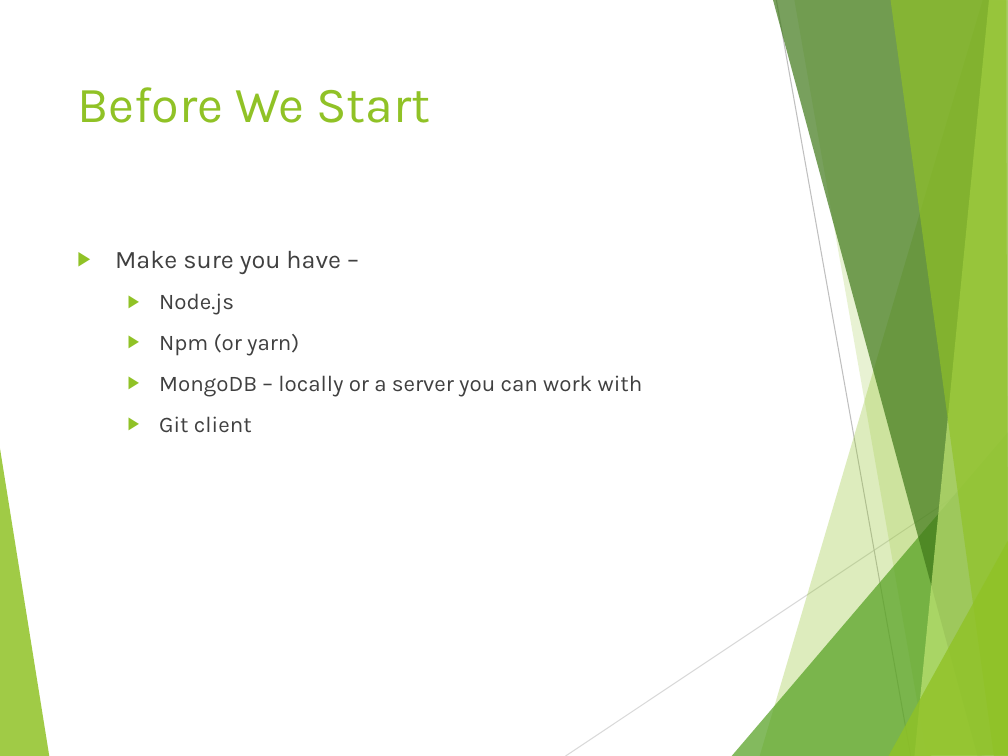
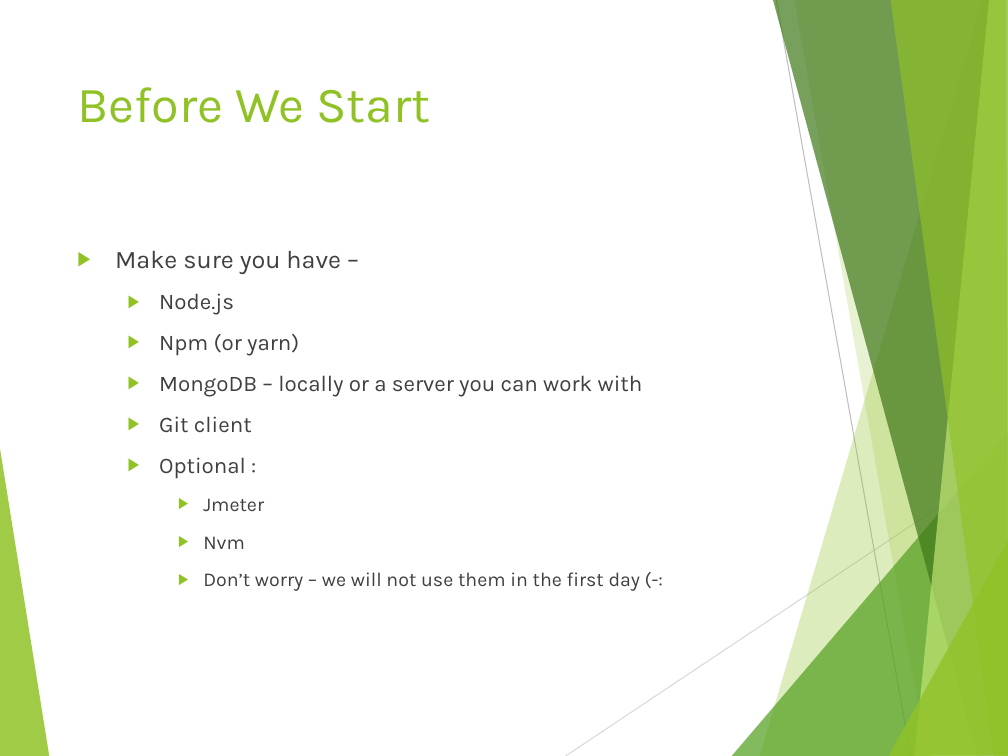
Before and after one commit to tamarstern/MyNodeJSCourse, a slide deck: slide 6 of day1/course_introduction/course_introduction.pptx. Drawn at 1008x756 pixels with LibreOffice and Linux fonts; fonts in the diff are those of the drawing. Boxes give left, top, right and bottom in pixels: in the first picture for what was removed or moved away, otherwise in the second. Text is boxed around its words. In the diff, an @@ line names an element or a change of style, - is before the commit and + after.

```diff
--- a/day1/course_introduction/course_introduction.pptx
+++ b/day1/course_introduction/course_introduction.pptx
@@ text at [159, 457, 641, 591]: paragraphs added @@
+  ▶ Optional :
+    ▶ Jmeter
+    ▶ Nvm
+    ▶ Don’t worry – we will not use them in the first day (-:
```
Also in this commit, not shown: 1 other slide changed, 3 other files.
